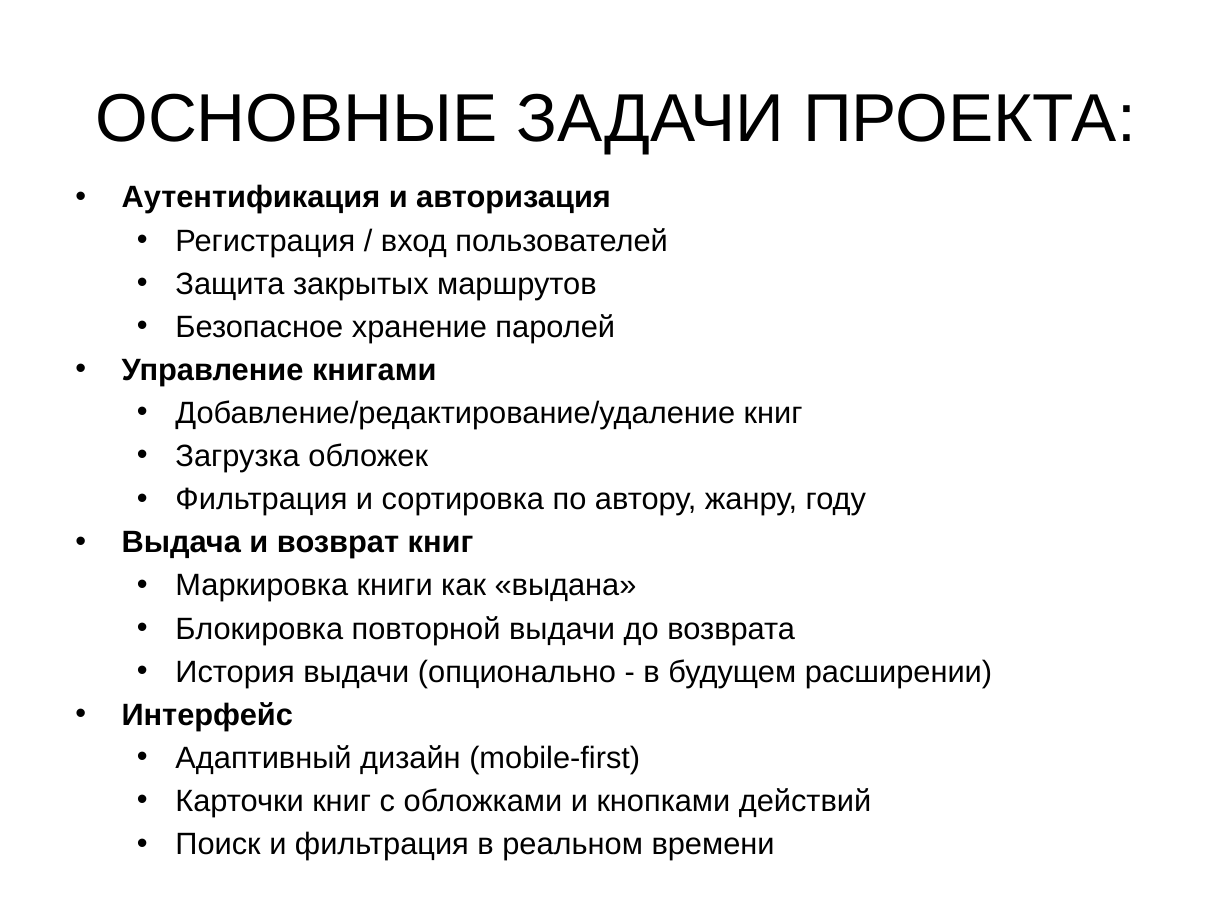
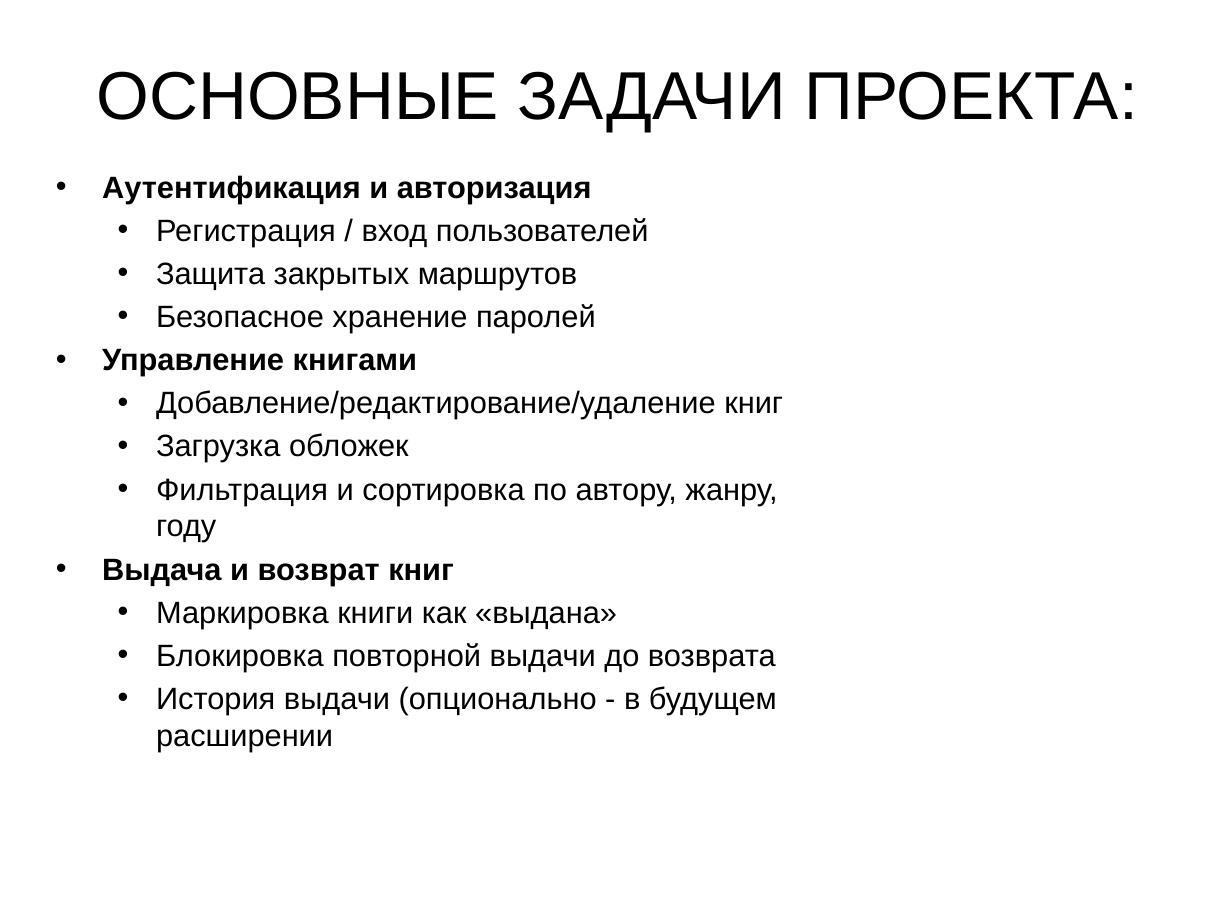
Before and after one commit to VY-Team-V/YL_Project, a slide deck: slide 3 of Personal Library Manager.pptx. Drawn at 1232x924 pixels with LibreOffice and Linux fonts; fonts in the diff are those of the drawing. Boxes give left, top, right and bottom in pixels: in the first picture for what was removed or moved away, otherwise in the second. Text is boxed around its words. In the diff, an @@ line names an element or a change of style, - is before the commit and + after.

```diff
--- a/Personal Library Manager.pptx
+++ b/Personal Library Manager.pptx
@@ title "ОСНОВНЫЕ ЗАДАЧИ ПРОЕКТА:": place and size @@
-title "ОСНОВНЫЕ ЗАДАЧИ ПРОЕКТА:" at (95,93,1136,154)
+title "ОСНОВНЫЕ ЗАДАЧИ ПРОЕКТА:" at (97,71,1138,132)
@@ text "Аутентификация и авторизация": place and size @@
-text "Аутентификация и авторизация" at (122,184,992,860)
+text "Аутентификация и авторизация" at (102,175,783,752)
@@ text at (156,686,777,752): text changed @@
-  • История выдачи (опционально - в будущем расширении)
-• Интерфейс
-  • Адаптивный дизайн (mobile-first)
-  • Карточки книг с обложками и кнопками действий
-  • Поиск и фильтрация в реальном времени
+  • История выдачи (опционально - в будущем расширении
```
Also in this commit, not shown: 1 other slide changed, 4 slides added, 3 slides removed, 1 other file.
